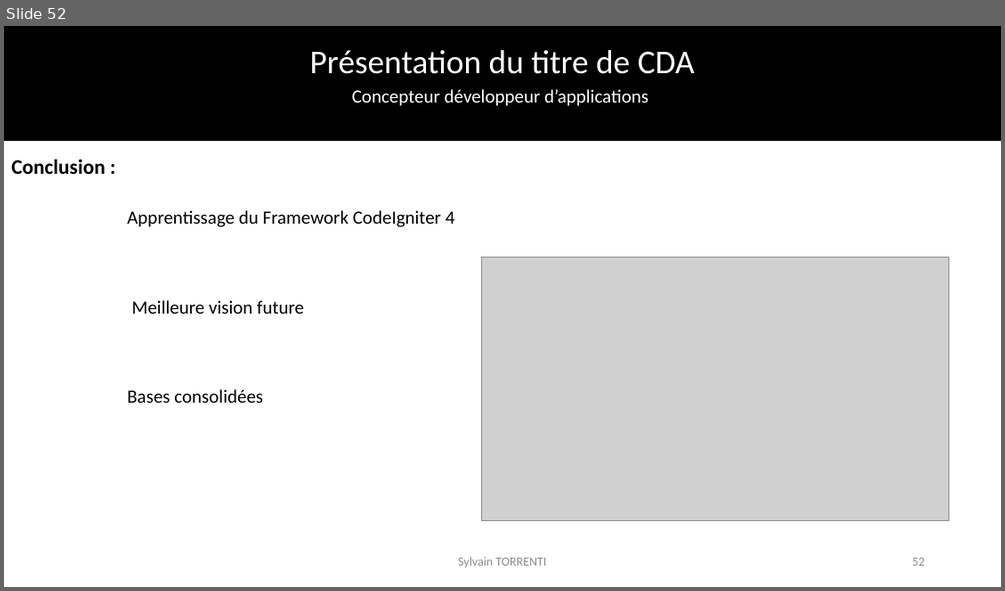
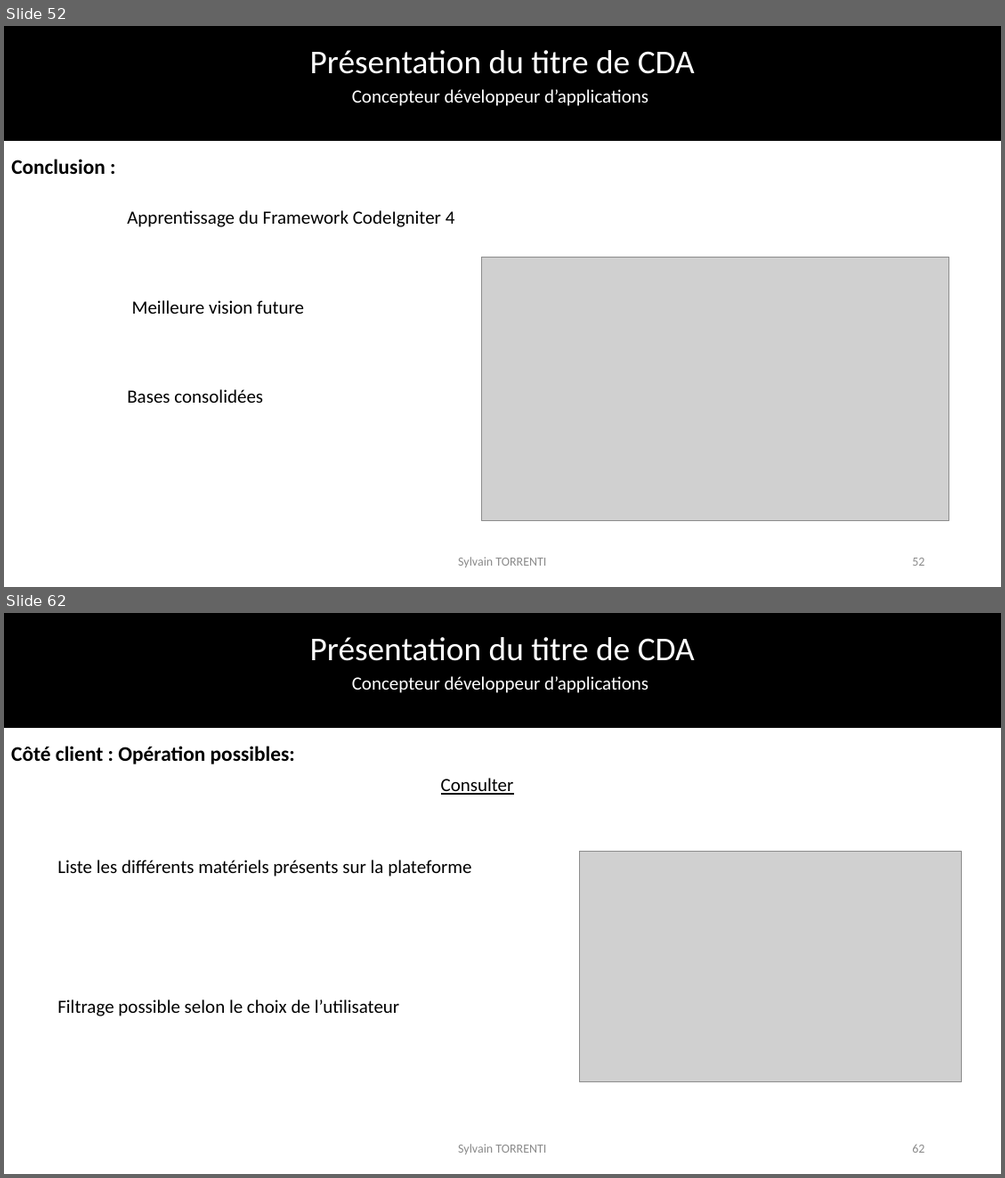
Before and after one commit to SylvainTorrenti/PERSO-Dossier-Projet, a slide deck: Presentation examen final.pptx. Shown one above the other, each under a label of ours: slide 52 before the commit, slides 52 and 62 after it; the slides between them are not shown. The pictures are 1005x591 and 1005x1178 pixels, drawn with LibreOffice and Linux fonts; fonts in the diff are those of the drawing; grey boxes stand for pictures; background and template pictures are left out. Boxes give left, top, right and bottom in pixels: in the first picture for what was removed or moved away, otherwise in the second. Text is boxed around its words. In the diff, an @@ line names an element or a change of style, - is before the commit and + after.

```diff
--- a/Presentation examen final.pptx
+++ b/Presentation examen final.pptx
@@ slide 62 added at <box>4,613,1001,1174</box>, background #FFFFFF; not listed: 3 template elements that a slide beside it also shows @@
@@ text added at <box>11,746,295,764</box>, 20 pt, text #000000, bold @@
+Côté client : Opération possibles:
@@ text added at <box>441,778,514,795</box>, 18 pt, text #000000, underline @@
+Consulter
@@ picture added at <box>579,851,961,1081</box> @@
@@ text added at <box>57,860,471,876</box>, 18 pt, text #000000 @@
+Liste les différents matériels présents sur la plateforme
@@ text added at <box>57,999,400,1016</box>, 18 pt, text #000000 @@
+Filtrage possible selon le choix de l’utilisateur
@@ text added at <box>458,1143,546,1154</box>, 12 pt, text #8C8C8C @@
+Sylvain TORRENTI
@@ page number added at <box>912,1144,924,1152</box>, 12 pt, text #8C8C8C @@
+62
```
Also in this commit, not shown: 34 slides changed, 35 other slides added, 1 slide removed, 6 other files.
